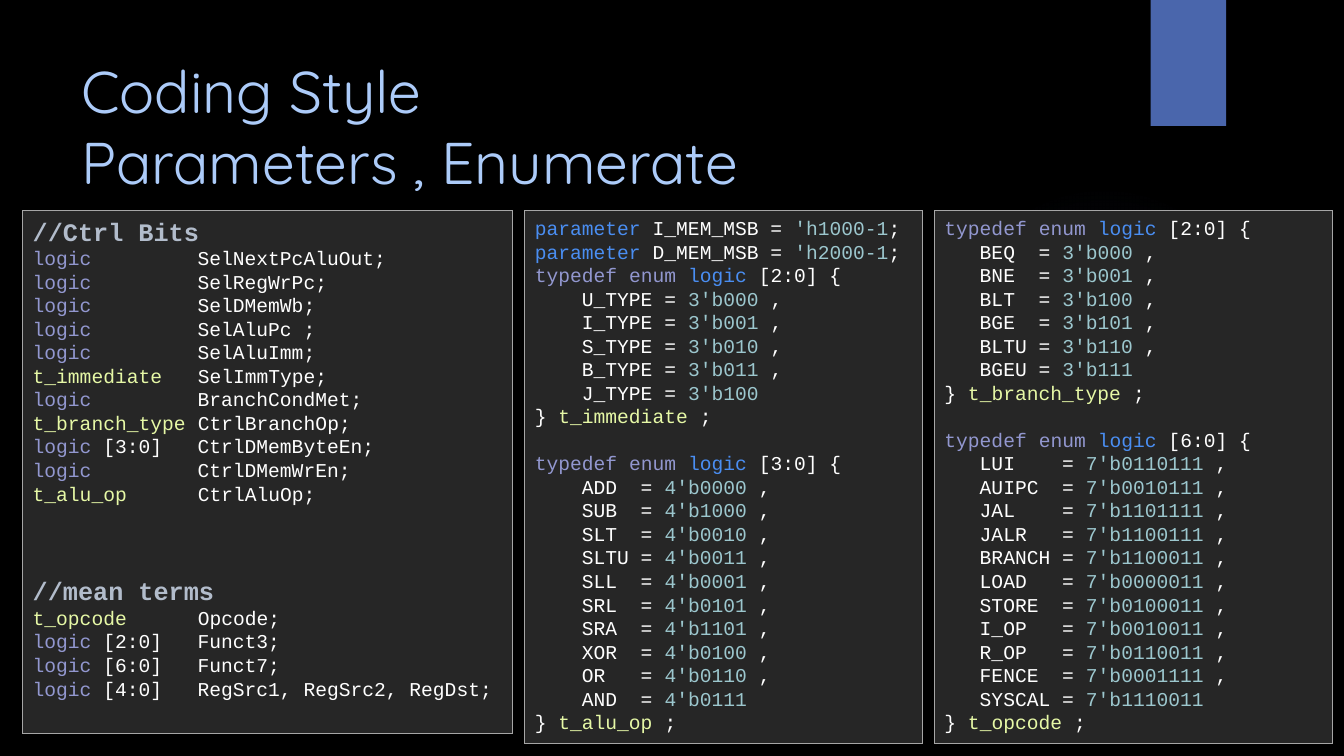
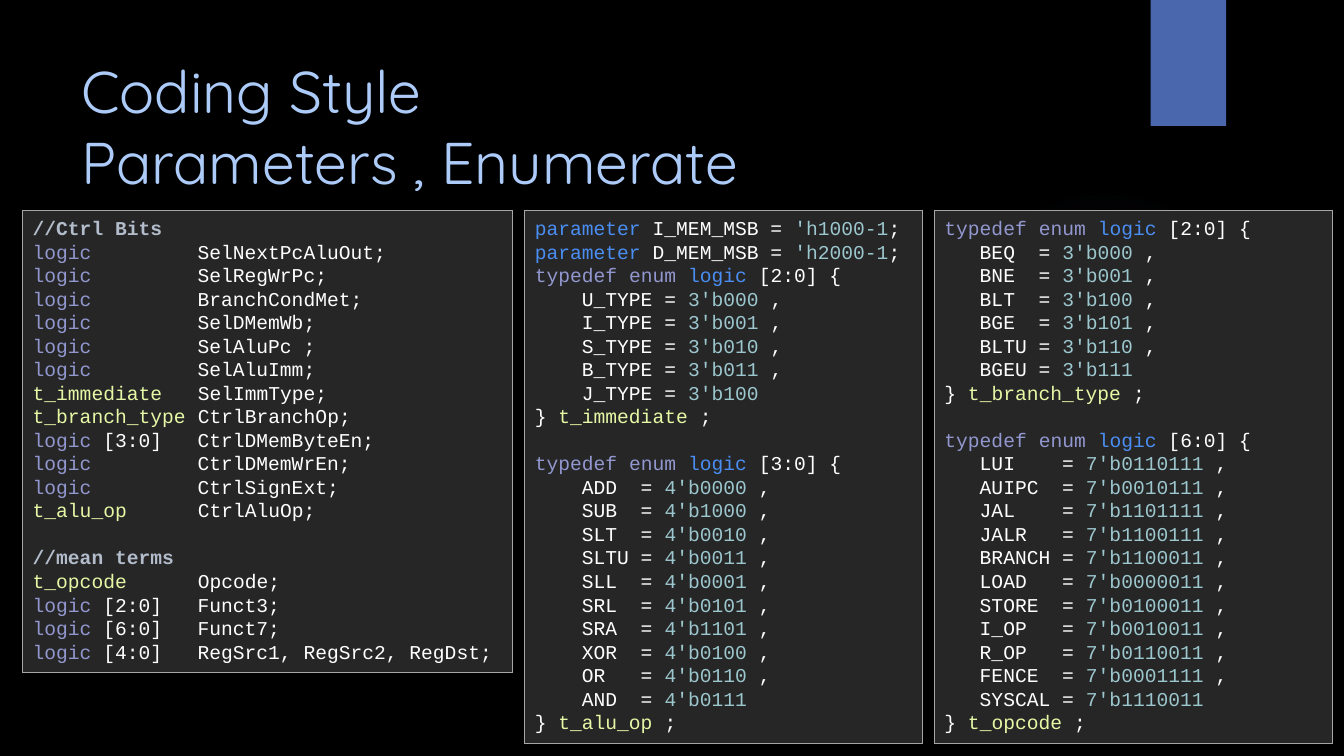
Before and after one commit to amichai-bd/rvc_asap, a slide deck: slide 28 of doc/rvc_asap.pptx. Drawn at 1344x756 pixels with LibreOffice and Linux fonts; fonts in the diff are those of the drawing; background and template pictures are left out. Boxes give left, top, right and bottom in pixels: in the first picture for what was removed or moved away, otherwise in the second. Text is boxed around its words. In the diff, an @@ line names an element or a change of style, - is before the commit and + after.

```diff
--- a/doc/rvc_asap.pptx
+++ b/doc/rvc_asap.pptx
@@ rectangle "//Ctrl Bits": place and size @@
-rectangle "//Ctrl Bits" at (23,211,513,733)
+rectangle "//Ctrl Bits" at (23,211,513,673)
@@ text in rectangle at (33,221,174,564): size 18 to 14 pt in "//Ctrl Bits", "//mean terms" @@
@@ text in rectangle at (33,292,363,310): paragraph added @@
+logic BranchCondMet;
@@ text in rectangle at (33,393,363,410): paragraph removed @@
-logic BranchCondMet;
@@ text in rectangle at (33,480,339,498): paragraph added @@
+logic CtrlSignExt;
```
Also in this commit, not shown: 8 other slides changed, 1 slide added, 46 other files.
